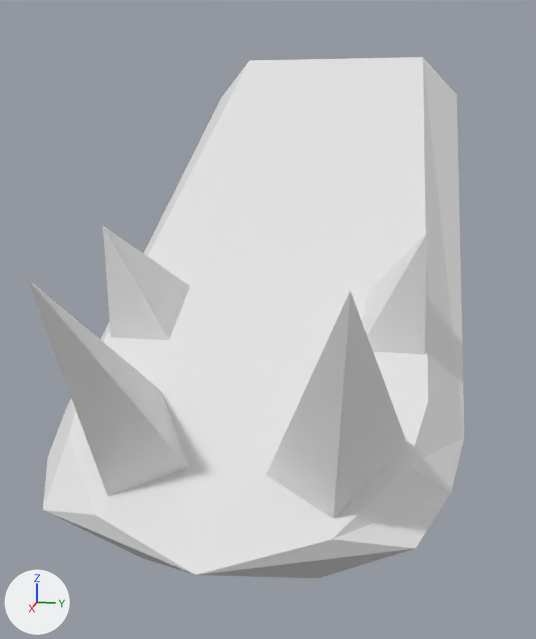
What one commit did to the Blender file Assets/Art/Sprite/Croco/Mouth Bas.blend.
Both versions are drawn from a camera (50 mm lens) standing at (8.43, 1.48, -0.98) and looking at (-0.66, -0.34, -3.25). The lights are fixed; the arrows at lower left show +X, +Y and +Z.
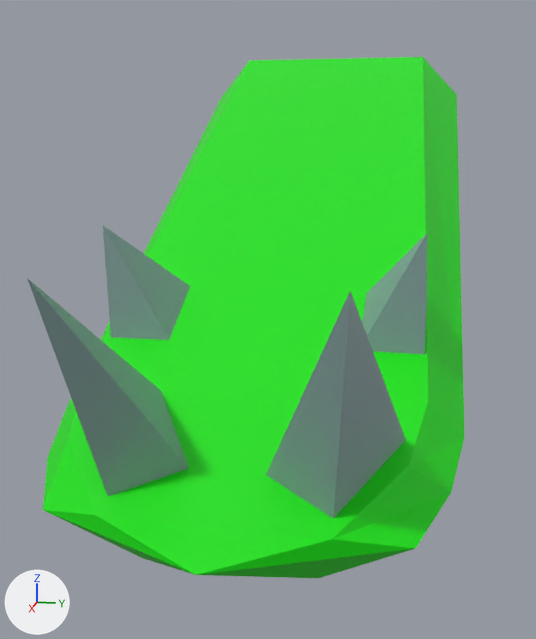
Location of each change, [x1, y1, x2, y2] in pixels of the pictures (536 x 639 px):
'Cylinder.002', recoloured (white to green): [43, 57, 464, 578] in both
'Cube.005', recoloured (grey to green): [27, 278, 406, 519] in both
'Cube.006', recoloured (grey to green): [103, 226, 427, 355] in both

The change, as a diff of the scene's bpy script:
```diff
--- a/Assets/Art/Sprite/Croco/Mouth Bas.blend.py
+++ b/Assets/Art/Sprite/Croco/Mouth Bas.blend.py
@@ mat_material_001 @@
+mat_material_001 = principled_material('Material.001')
+mat_material_001.base_color = (0.256, 0.365, 0.376)  # cyan #8aa3a5
@@ mat_material @@
+mat_material = principled_material('Material')
+mat_material.base_color = (0.00377, 0.8, 0.0)  # green #0ce700
@@ me_cylinder_003 @@
 me_cylinder_003.from_pydata(...)  # 25 vertices, 25 faces; spans x -0.78..0.73, y -0.9..0.91, z -1.32..1.68
+me_cylinder_003.materials.append(mat_material)  # green #0ce700
@@ me_cube_005 @@
 me_cube_005.from_pydata(...)  # 5 vertices, 5 faces; spans x -0.542..0.539, y -0.31..0.454, z -0.482..0.13
+me_cube_005.materials.append(mat_material_001)  # cyan #8aa3a5
@@ me_cube_004 @@
 me_cube_004.from_pydata(...)  # 5 vertices, 5 faces; spans x -0.542..0.539, y -0.31..0.454, z -0.482..0.13
+me_cube_004.materials.append(mat_material_001)  # cyan #8aa3a5
```
